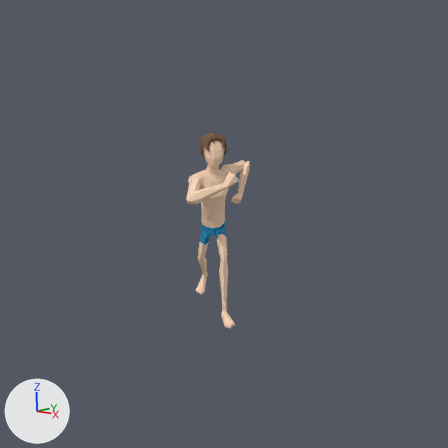
An edit to the Blender file Models/Characters/Roger/ze_stopem.blend, drawn before and after from the same camera.
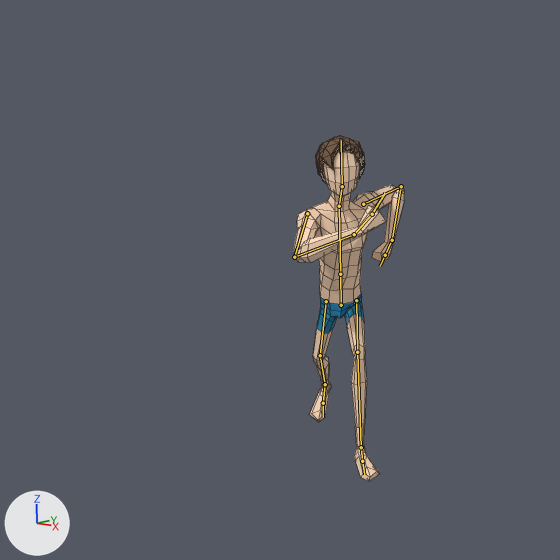
Each version is shown from the file's camera 'Camera', then close up on the part from 4% to 75% of the width and 12% to 83% of the height. The lights are fixed; the arrows at lower left show +X, +Y and +Z. Both versions are drawn at frame 31 of the action 'RogerStartRightForward'; the numbers are the values there. The bones that bend it are drawn over the model as lines in the close-ups. The close-ups show mesh edges as thin lines.
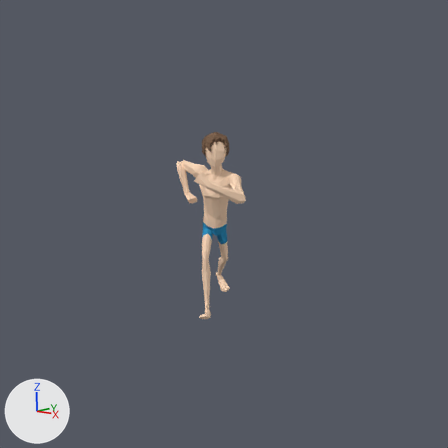
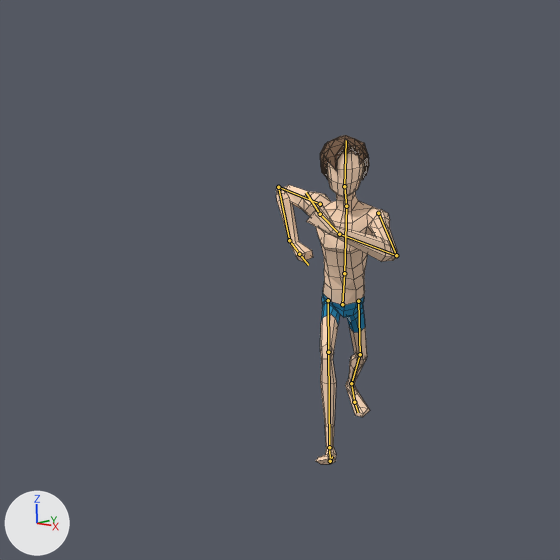
Pixel boxes (x1, y1, x2, y2) of what changed, in the close-ups (560 x 560 px):
'Cube.000', posed (10% wider)
    before: (293, 135, 404, 481)
    after: (276, 135, 398, 464)
bone 'Bone', root to tip
    before: (341, 305) to (340, 274)
    after: (342, 304) to (344, 273)
bone 'Bone.001', root to tip
    before: (340, 274) to (339, 206)
    after: (344, 273) to (346, 206)
bone 'Bone.005.L', root to tip
    before: (363, 204) to (401, 186)
    after: (378, 213) to (396, 255)
bone 'Bone.007.L', root to tip
    before: (401, 186) to (392, 240)
    after: (396, 255) to (339, 234)
bone 'Bone.009.L', root to tip
    before: (392, 240) to (385, 255)
    after: (339, 234) to (320, 214)
bone 'Bone.002', root to tip
    before: (339, 206) to (342, 186)
    after: (346, 206) to (344, 186)
bone 'Bone.003', root to tip
    before: (342, 186) to (341, 140)
    after: (344, 186) to (346, 140)
bone 'Bone.005.R', root to tip
    before: (307, 213) to (294, 257)
    after: (320, 204) to (278, 187)
bone 'Bone.007.R', root to tip
    before: (294, 257) to (354, 234)
    after: (278, 187) to (289, 240)
bone 'Bone.009.R', root to tip
    before: (354, 234) to (372, 214)
    after: (289, 240) to (299, 254)

The edits, one by one:
Bone 'Bone' (bone_bone) moves from (0.014, -0.054, -0.176) to (-0.014, -0.054, -0.176).
Bone 'Bone' (bone_bone) turns from (-7, -44, -15) to (-9, -43, -11) degrees about its own x, y and z.
Bone 'Bone.001' (bone_bone_001) turns from (10, 26, 5) to (10, -26, -5) degrees about its own x, y and z.
Bone 'Bone.005.L' (bone_bone_005_l) turns from (15, 49, 40) to (0, -24, -47) degrees about its own x, y and z.
Bone 'Bone.007.L' (bone_bone_007_l) turns from (23, -32, -139) to (24, -30, -109) degrees about its own x, y and z.
Bone 'Bone.009.L' (bone_bone_009_l) turns from (7, -14, -19) to (14, 27, -12) degrees about its own x, y and z.
Bone 'Bone.002' (bone_bone_002) turns from (17, -13, 0) to (17, 13, 0) degrees about its own x, y and z.
Bone 'Bone.003' (bone_bone_003) turns from (0, -18, -5) to (0, 18, 5) degrees about its own x, y and z.
Bone 'Bone.005.R' (bone_bone_005_r) turns from (0, 24, 47) to (15, -49, -40) degrees about its own x, y and z.
Bone 'Bone.007.R' (bone_bone_007_r) turns from (24, 30, 109) to (23, 32, 139) degrees about its own x, y and z.
Bone 'Bone.009.R' (bone_bone_009_r) turns from (14, -27, 12) to (7, 14, 19) degrees about its own x, y and z.
Bone 'leg control.L' (bone_leg_control_l) moves from (0.689, 0.827, 0.201) to (-0.803, -0.359, 0.491).
Bone 'leg control.L' (bone_leg_control_l) turns from (3, 0, -45) to (-44, 11, -43) degrees about its own x, y and z.
Bone 'toescontrol.L' (bone_toescontrol_l) turns from (-1, 3, -31) to (3, 0, 15) degrees about its own x, y and z.
Bone 'LEG P TARGET.L' (bone_leg_p_target_l) moves from (1.785, -0.584, 0.005) to (1.42, -0.251, 0.002).
Bone 'leg control.R' (bone_leg_control_r) moves from (-0.963, -0.8, 0.491) to (0.195, 0.656, 0.201).
Bone 'leg control.R' (bone_leg_control_r) turns from (-44, -11, -47) to (3, 0, -45) degrees about its own x, y and z.
Bone 'toescontrol.R' (bone_toescontrol_r) turns from (3, 0, -15) to (-1, -3, 31) degrees about its own x, y and z.
Bone 'LEG P TARGET.R' (bone_leg_p_target_r) moves from (1.635, -1.007, 0.009) to (1.27, -0.674, 0.006).
Bone 'HeadIK' (bone_headik) moves from (0.422, 3.987, 5.126) to (0.77, 2.977, 4.408).
Bone 'HeadIK' (bone_headik) turns from (-135, 4, 3) to (-95, 49, 81) degrees about its own x, y and z.
